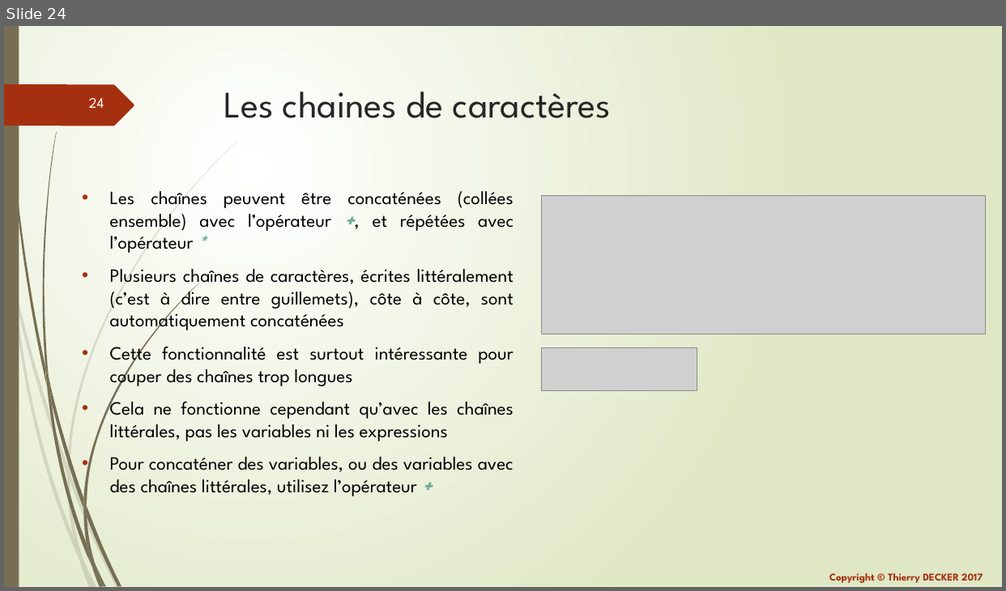
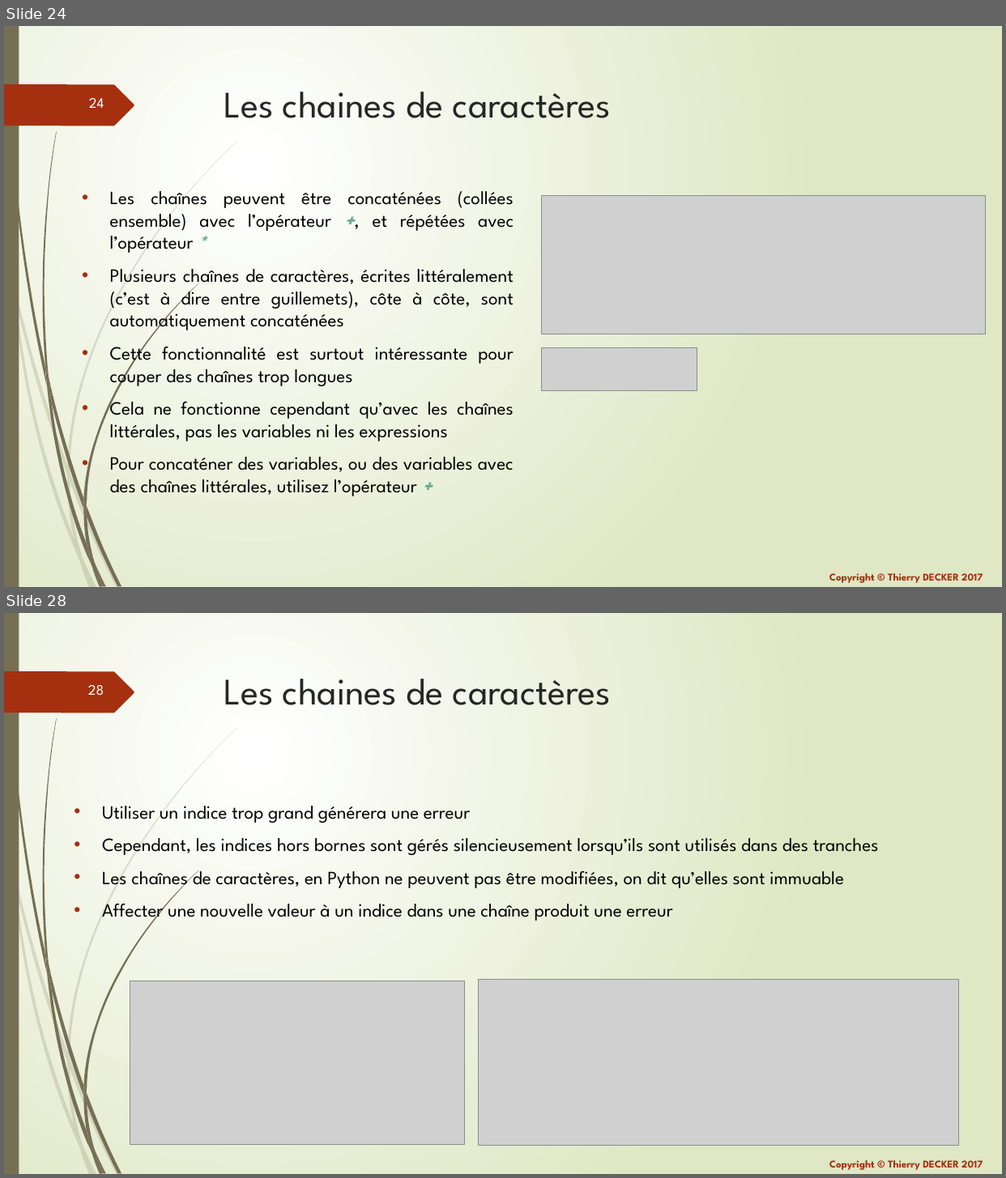
Before and after one commit to VikmanTheRacoon/learning-python, a slide deck: documentations/learning-python.pptx. Shown one above the other, each under a label of ours: slide 24 before the commit, slides 24 and 28 after it; the slides between them are not shown. The pictures are 1006x591 and 1006x1178 pixels, drawn with LibreOffice and Linux fonts; fonts in the diff are those of the drawing; grey boxes stand for pictures. Boxes give left, top, right and bottom in pixels: in the first picture for what was removed or moved away, otherwise in the second. Text is boxed around its words. In the diff, an @@ line names an element or a change of style, - is before the commit and + after.

```diff
--- a/documentations/learning-python.pptx
+++ b/documentations/learning-python.pptx
@@ slide 28 added at (x1=4, y1=613, x2=1002, y2=1174), background gradient #FFFFFF to #DFE8C4; not listed: 26 template elements that a slide beside it also shows @@
@@ title added at (x1=224, y1=679, x2=611, y2=705), 36 pt, text #262626 @@
+Les chaines de caractères
@@ text added at (x1=102, y1=806, x2=879, y2=922), 18 pt, text #000000 @@
+• Utiliser un indice trop grand générera une erreur
+• Cependant, les indices hors bornes sont gérés silencieusement lorsqu’ils sont utilisés dans des tranches
+• Les chaînes de caractères, en Python ne peuvent pas être modifiées, on dit qu’elles sont immuable
+• Affecter une nouvelle valeur à un indice dans une chaîne produit une erreur
@@ picture added at (x1=130, y1=981, x2=464, y2=1144) @@
@@ picture added at (x1=479, y1=980, x2=959, y2=1146) @@
```
Also in this commit, not shown: 4 other slides added, 1 other file.
